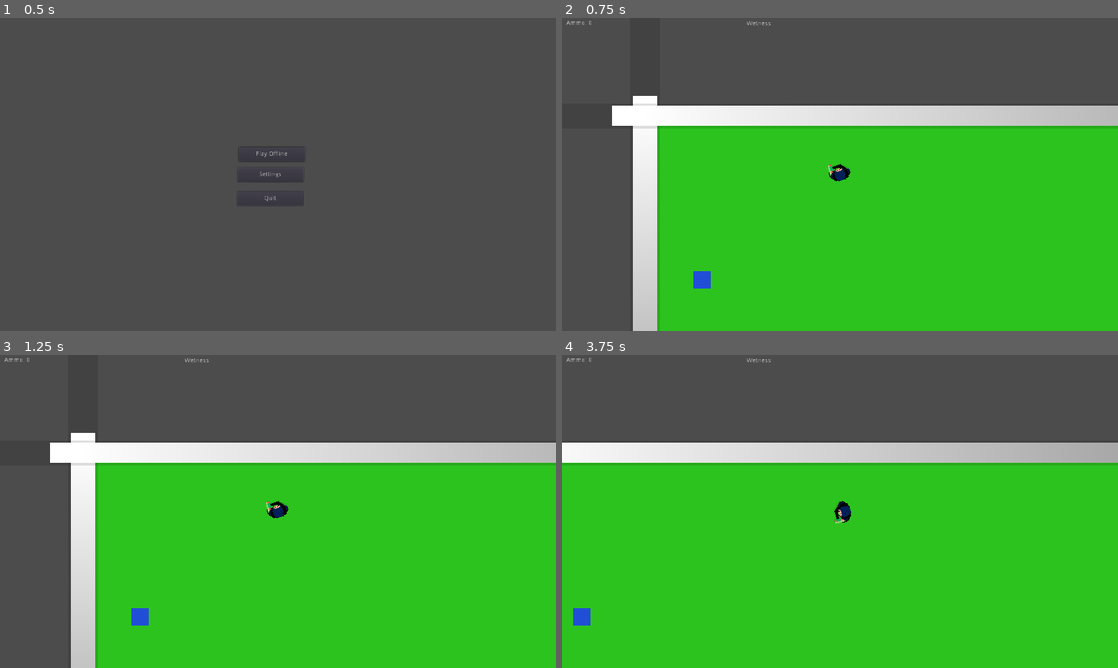
Above: before the commit, frames 1-4 (two rows, left to right).
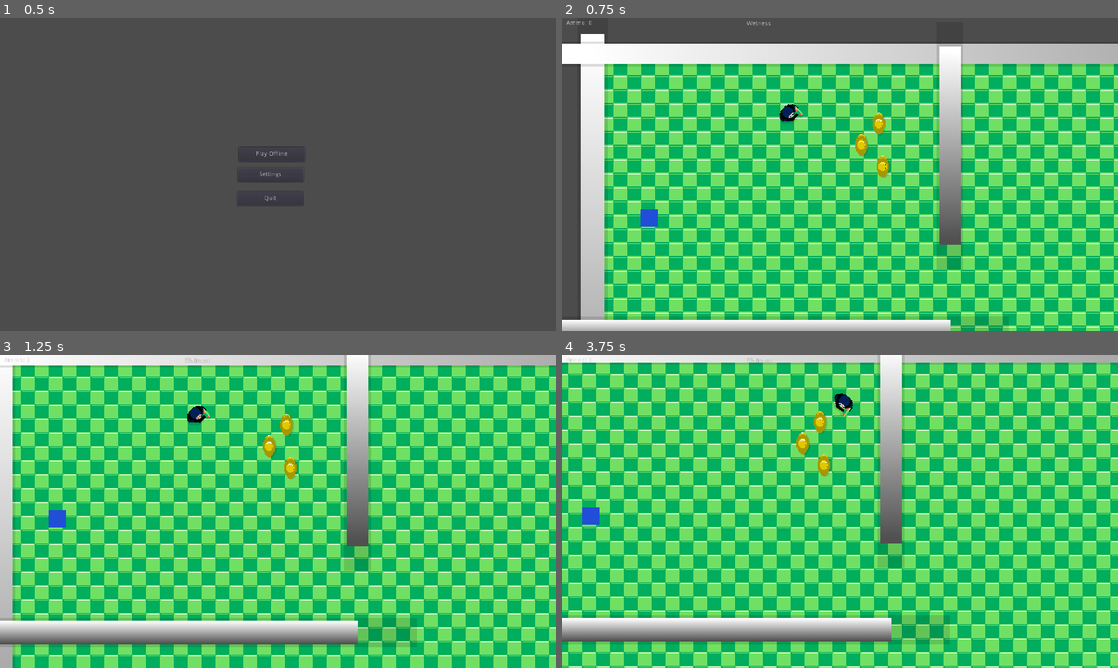
Above: after the commit, the same moments.

Repository: planksman/PreWatergun
Game: Godot game, scene res://Menu.tscn
Same seed, same stepped clock (60 frames per second), same inputs: the game is played once before the commit and once after it.
Inputs (mouse positions are in pixels of both pictures, inside the frame that each line leads up to):
- Up to frame 1 (0.5 s): no input
- Up to frame 2 (0.75 s): click "Play Offline" at 0.5 s
- Up to frame 3 (1.25 s): no input
- Up to frame 4 (3.75 s): move the mouse to (962, 495) at 1.27 s; hold D (right) 1.28-2 s; hold R (Refill) 1.28-2 s; click (962, 495) at 1.55 s; drag from (728, 527) to (656, 617) at 2.02 s; move the mouse to (895, 442) at 2.77 s; hold D (right) 2.78-3.5 s; hold R (Refill) 2.78-3.5 s; click (895, 442) at 3.05 s; drag from (812, 574) to (612, 473) at 3.52 s

Frame 1 is identical in both runs. In frame 2, 89% of the frame differs, in the area x 0-100%, y 5-100%; in frame 3, 100%; in frame 4, 100%, in the area x 0-100%, y 0-100%.

Commit message:
Added Features.
Here the list of changes:
Added Dummies.
Camera is Locked to the Stage Bounds.
Added an InstanceDock Plugin for easier placement of objects. ( MIT License )
Ablitiy to Shoot.
Dummies can shoot at.
Better Floor.

Diff:
--- a/DemoGame.tscn
+++ b/DemoGame.tscn
@@ -1,20 +1,21 @@
-[gd_scene load_steps=6 format=2]
+[gd_scene load_steps=7 format=2]
 
 [ext_resource path="res://scripts/ToMain.gd" type="Script" id=1]
-[ext_resource path="res://scenes/Water.tscn" type="PackedScene" id=2]
-[ext_resource path="res://scenes/Player.tscn" type="PackedScene" id=3]
-[ext_resource path="res://scenes/Block.tscn" type="PackedScene" id=4]
-
-[sub_resource type="LineShape2D" id=3]
-d = 0.01
+[ext_resource path="res://scenes/Prefabs/Water.tscn" type="PackedScene" id=2]
+[ext_resource path="res://scenes/Prefabs/Player.tscn" type="PackedScene" id=3]
+[ext_resource path="res://scenes/Prefabs/Block.tscn" type="PackedScene" id=4]
+[ext_resource path="res://grid.png" type="Texture" id=5]
+[ext_resource path="res://scenes/Prefabs/Dummy.tscn" type="PackedScene" id=6]
 
 [node name="DemoGame" type="Node2D"]
 script = ExtResource( 1 )
 
-[node name="ColorRect" type="ColorRect" parent="."]
-margin_right = 2560.0
-margin_bottom = 1440.0
-color = Color( 0.172549, 0.764706, 0.121569, 1 )
+[node name="Grid" type="Sprite" parent="."]
+position = Vector2( 1275, 715 )
+scale = Vector2( 2, 2 )
+texture = ExtResource( 5 )
+region_enabled = true
+region_rect = Rect2( 1024, 1024, 1280, 720 )
 
 [node name="Water" parent="." instance=ExtResource( 2 )]
 position = Vector2( 110, 355 )
@@ -24,13 +25,12 @@
 
 [node name="Camera2D" type="Camera2D" parent="Player"]
 current = true
+limit_left = -16
+limit_top = -16
+limit_right = 2572
+limit_bottom = 1456
+limit_smoothed = true
 smoothing_enabled = true
-
-[node name="Drip" type="Area2D" parent="."]
-position = Vector2( 154, 28 )
-
-[node name="CollisionShape2D" type="CollisionShape2D" parent="Drip"]
-shape = SubResource( 3 )
 
 [node name="StaticBody2D" parent="." instance=ExtResource( 4 )]
 position = Vector2( -21, 715 )
@@ -49,3 +49,20 @@
 position = Vector2( 1352, 1428 )
 rotation = -1.57079
 scale = Vector2( 2.30568, 144.192 )
+
+[node name="StaticBody2D5" parent="." instance=ExtResource( 4 )]
+position = Vector2( 802, 189 )
+scale = Vector2( 2.45872, 22.7893 )
+
+[node name="StaticBody2D6" parent="." instance=ExtResource( 4 )]
+position = Vector2( 264, 616 )
+scale = Vector2( 53.8973, 2.69539 )
+
+[node name="Dummy" parent="." instance=ExtResource( 6 )]
+position = Vector2( 637, 137 )
+
+[node name="Dummy2" parent="." instance=ExtResource( 6 )]
+position = Vector2( 597, 186 )
+
+[node name="Dummy3" parent="." instance=ExtResource( 6 )]
+position = Vector2( 646, 236 )
--- a/project.godot
+++ b/project.godot
@@ -7,6 +7,40 @@
 ;   param=value ; assign values to parameters
 
 config_version=4
+
+_global_script_classes=[ {
+"base": "KinematicBody2D",
+"class": "Entity",
+"language": "GDScript",
+"path": "res://scripts/Reusable/Entity.gd"
+} ]
+_global_script_class_icons={
+"Entity": ""
+}
+
+[addons]
+
+instance_dock/scenes=[ {
+"name": "MapBuildingBlocks",
+"scenes": [ {
+"scene": "res://scenes/Prefabs/Block.tscn"
+}, {
+"scene": "res://scenes/Prefabs/Water.tscn"
+} ],
+"scroll": 0
+}, {
+"name": "Enemies",
+"scenes": [ {
+"scene": "res://scenes/Prefabs/Dummy.tscn"
+} ],
+"scroll": 0
+}, {
+"name": "Friendly",
+"scenes": [ {
+"scene": "res://scenes/Prefabs/Player.tscn"
+} ],
+"scroll": 0
+} ]
 
 [application]
 
@@ -20,6 +54,10 @@
 window/size/height=720
 window/stretch/mode="2d"
 window/stretch/aspect="keep"
+
+[editor_plugins]
+
+enabled=PoolStringArray( "res://addons/InstanceDock/plugin.cfg" )
 
 [gui]
 
--- a/scenes/Gui.tscn
+++ b/scenes/Gui.tscn
@@ -22,3 +22,37 @@
 margin_bottom = 23.0
 bbcode_enabled = true
 text = "Ammo: 0"
+
+[node name="Recharge" type="RichTextLabel" parent="CanvasLayer"]
+margin_left = 380.0
+margin_top = 601.47
+margin_right = 559.0
+margin_bottom = 617.47
+rect_scale = Vector2( 3, 3 )
+bbcode_enabled = true
+bbcode_text = "Press [b][color=blue]R[/color][/b] to Recharge Water."
+text = "Press R to Recharge Water."
+scroll_active = false
+
+[node name="Recharge2" type="RichTextLabel" parent="CanvasLayer/Recharge"]
+modulate = Color( 0, 0, 0, 1 )
+show_behind_parent = true
+margin_left = 1.33334
+margin_top = 1.33334
+margin_right = 180.333
+margin_bottom = 17.3333
+bbcode_enabled = true
+bbcode_text = "Press [b][color=blue]R[/color][/b] to Recharge Water."
+text = "Press R to Recharge Water."
+scroll_active = false
+
+[node name="Timer" type="ColorRect" parent="CanvasLayer"]
+anchor_left = 0.5
+anchor_top = 1.0
+anchor_right = 0.5
+anchor_bottom = 1.0
+margin_left = -160.0
+margin_top = -50.0
+margin_right = 160.0
+margin_bottom = -18.0
+rect_pivot_offset = Vector2( 160, 16 )
--- a/scenes/Player.tscn
+++ /dev/null
@@ -1,32 +0,0 @@
-[gd_scene load_steps=5 format=2]
-
-[ext_resource path="res://Sprite-0001.png" type="Texture" id=1]
-[ext_resource path="res://scripts/Movement.gd" type="Script" id=2]
-[ext_resource path="res://scenes/Gui.tscn" type="PackedScene" id=3]
-
-[sub_resource type="CircleShape2D" id=1]
-
-[node name="Player" type="KinematicBody2D" groups=["player"]]
-script = ExtResource( 2 )
-
-[node name="PCollisionShape2D" type="CollisionShape2D" parent="."]
-shape = SubResource( 1 )
-
-[node name="PSprite2" type="Sprite" parent="PCollisionShape2D"]
-modulate = Color( 0, 0, 0, 0.12549 )
-position = Vector2( 2, 2 )
-scale = Vector2( 2, 2 )
-texture = ExtResource( 1 )
-
-[node name="PSprite" type="Sprite" parent="PCollisionShape2D"]
-scale = Vector2( 2, 2 )
-texture = ExtResource( 1 )
-
-[node name="WGTimer" type="Timer" parent="."]
-one_shot = true
-
-[node name="ShootTimer" type="Timer" parent="."]
-wait_time = 0.25
-one_shot = true
-
-[node name="Hud" parent="." instance=ExtResource( 3 )]
--- a/scenes/Block.tscn
+++ b/scenes/Prefabs/Block.tscn
@@ -11,7 +11,9 @@
 height = 20
 fill_from = Vector2( 1, 1 )
 
-[node name="StaticBody2D" type="StaticBody2D"]
+[node name="StaticBody2D" type="StaticBody2D" groups=["Map"]]
+collision_layer = 3
+collision_mask = 3
 
 [node name="CollisionShape2D" type="CollisionShape2D" parent="."]
 shape = SubResource( 1 )
--- /dev/null
+++ b/scenes/Prefabs/Drip.tscn
@@ -0,0 +1,18 @@
+[gd_scene load_steps=4 format=2]
+
+[ext_resource path="res://drip.png" type="Texture" id=1]
+[ext_resource path="res://scripts/Drip.gd" type="Script" id=2]
+
+[sub_resource type="RectangleShape2D" id=1]
+
+[node name="Drip" type="KinematicBody2D"]
+collision_layer = 0
+collision_mask = 2
+script = ExtResource( 2 )
+
+[node name="CollisionShape2D" type="CollisionShape2D" parent="."]
+shape = SubResource( 1 )
+
+[node name="Drip" type="Sprite" parent="."]
+scale = Vector2( 2, 2 )
+texture = ExtResource( 1 )
--- /dev/null
+++ b/scenes/Prefabs/Dummy.tscn
@@ -0,0 +1,29 @@
+[gd_scene load_steps=4 format=2]
+
+[ext_resource path="res://Dummy.png" type="Texture" id=1]
+[ext_resource path="res://scripts/Dummy.gd" type="Script" id=2]
+
+[sub_resource type="CircleShape2D" id=1]
+radius = 25.0
+
+[node name="Dummy" type="KinematicBody2D" groups=["Enemy"]]
+position = Vector2( -1, -1 )
+collision_layer = 3
+collision_mask = 3
+script = ExtResource( 2 )
+max_wetness = 200
+
+[node name="Dummy2" type="Sprite" parent="."]
+modulate = Color( 0, 0, 0, 0.12549 )
+position = Vector2( 4, 2 )
+scale = Vector2( 2, 2 )
+texture = ExtResource( 1 )
+
+[node name="Dummy" type="Sprite" parent="."]
+position = Vector2( 1, 0 )
+scale = Vector2( 2, 2 )
+texture = ExtResource( 1 )
+
+[node name="CollisionShape2D" type="CollisionShape2D" parent="."]
+position = Vector2( 1, 0 )
+shape = SubResource( 1 )
--- /dev/null
+++ b/scenes/Prefabs/Player.tscn
@@ -0,0 +1,42 @@
+[gd_scene load_steps=5 format=2]
+
+[ext_resource path="res://scripts/Player.gd" type="Script" id=1]
+[ext_resource path="res://scenes/Gui.tscn" type="PackedScene" id=2]
+[ext_resource path="res://Sprite-0001.png" type="Texture" id=3]
+
+[sub_resource type="CircleShape2D" id=1]
+radius = 22.0227
+
+[node name="Player" type="KinematicBody2D" groups=["player"]]
+script = ExtResource( 1 )
+
+[node name="Muzzle" type="Position2D" parent="."]
+position = Vector2( 28, 0 )
+
+[node name="Hud" parent="." instance=ExtResource( 2 )]
+
+[node name="Sprites" type="Node2D" parent="."]
+
+[node name="PSprite2" type="Sprite" parent="Sprites"]
+modulate = Color( 0, 0, 0, 0.12549 )
+position = Vector2( 4, 3 )
+scale = Vector2( 2, 2 )
+texture = ExtResource( 3 )
+
+[node name="PSprite" type="Sprite" parent="Sprites"]
+position = Vector2( 0, -1 )
+scale = Vector2( 2, 2 )
+texture = ExtResource( 3 )
+
+[node name="Timers" type="Node" parent="."]
+
+[node name="WGTimer" type="Timer" parent="Timers"]
+wait_time = 0.5
+one_shot = true
+
+[node name="ShootTimer" type="Timer" parent="Timers"]
+wait_time = 0.25
+one_shot = true
+
+[node name="PCollisionShape2D" type="CollisionShape2D" parent="."]
+shape = SubResource( 1 )
--- /dev/null
+++ b/scripts/Drip.gd
@@ -0,0 +1,15 @@
+extends Entity
+
+func _process(delta):
+    for i in get_slide_count():
+        var collision = get_slide_collision(i)
+        if collision.collider.is_in_group("Map"):
+            die()
+        if collision.collider.is_in_group("Enemy") and collision.collider.has_method("take_damage"):
+            collision.collider.take_damage(10)
+            die()
+
+
+
+func _physics_process(delta):
+    move()
--- /dev/null
+++ b/scripts/Dummy.gd
@@ -0,0 +1,5 @@
+extends Entity
+
+
+func _process(delta):
+	wetness_logic()
--- a/scripts/Movement.gd
+++ b/scripts/Player.gd
@@ -1,18 +1,18 @@
-extends KinematicBody2D
+extends Entity
 
-
-export (int) var speed = 200
+#Making an Reusable Entity Class_Name.
+#export (int) var speed = 200
 
 #Delete if you aren't planning to use it.
 export (float) var rotation_speed = 1.5
 
 var ammo = 0
-export (bool) var OnWater = false
+#export (bool) var OnWater = false
 
-onready var WGTimer = get_node("WGTimer")
-onready var ShootTimer = get_node("ShootTimer")
+onready var WGTimer = get_node("Timers/WGTimer")
+onready var ShootTimer = get_node("Timers/ShootTimer")
 
-var velocity = Vector2()
+#var velocity = Vector2()
 
 
 
@@ -31,7 +31,8 @@
 	if Input.is_action_pressed("Refill") and WGTimer.is_stopped():
 		if OnWater == true:
 			if ammo <= 100:
-				WGTimer.start()
+				if ammo != 100:
+					WGTimer.start()
 				ammo += 20
 				update_ammo_counter()
 
@@ -39,6 +40,7 @@
 		if ammo >= 1:
 			ammo -= 10
 			ShootTimer.start()
+			fire_projectile()
 			update_ammo_counter()
 
 
@@ -51,7 +53,25 @@
 		ammo = 100
 		update_ammo_counter()
 
+	get_node("Hud/CanvasLayer/Timer").rect_scale.x = WGTimer.time_left * 2
+	if WGTimer.time_left <= 0:
+		get_node("Hud/CanvasLayer/Timer").visible = false
+	else:
+		get_node("Hud/CanvasLayer/Timer").visible = true
+
+	if OnWater == true:
+		get_node("Hud/CanvasLayer/Recharge").visible = true
+	else:
+		get_node("Hud/CanvasLayer/Recharge").visible = false
 
 func _physics_process(_delta):
 	get_input()
-	velocity = move_and_slide(velocity)
+	move()
+
+
+func fire_projectile():
+	var drip = preload("res://scenes/Prefabs/Drip.tscn").instance()
+	drip.position = get_node("Muzzle").global_position
+	drip.rotation = rotation
+	drip.velocity = Vector2(300,0).rotated(rotation)
+	owner.add_child(drip)
--- /dev/null
+++ b/scripts/Reusable/Entity.gd
@@ -0,0 +1,43 @@
+extends KinematicBody2D
+class_name Entity
+
+#Speed
+export (int) var speed = 200
+
+#Wetness
+export (int) var wetness = 0
+export (int) var max_wetness = 100
+
+#OnWater
+export (bool) var OnWater = false
+
+export (Vector2) var velocity = Vector2()
+
+
+#On Water Functions
+func water_entered():
+	print("water_left")
+	OnWater = true
+
+func water_left():
+	print("water_entered")
+	OnWater = false
+
+func move():
+	velocity = move_and_slide(velocity)
+
+#Damage and Dying Functions
+func take_damage(amount):
+	wetness += amount
+
+func heal_damage(amount):
+	wetness -= amount
+
+func wetness_logic():
+	if wetness > max_wetness:
+		die()
+	if wetness < 0:
+		wetness = 0
+
+func die():
+	queue_free()
--- a/scripts/Water.gd
+++ b/scripts/Water.gd
@@ -2,10 +2,10 @@
 
 
 func _Water_Entered(body:Node):
-	if body.is_in_group("player"):
+	if body.has_method("water_entered"):
 		body.OnWater = true
 
 
 func _Water_Exited(body:Node):
-	if body.is_in_group("player"):
+	if body.has_method("water_left"):
 		body.OnWater = false
Binary file added: Dummy.png
Not shown, added: Dummy.png.import
Not shown, added: addons/InstanceDock/InstanceDock.gd
Not shown, added: addons/InstanceDock/InstanceDock.tscn
Not shown, added: addons/InstanceDock/InstanceDockPlugin.gd
Not shown, added: addons/InstanceDock/InstanceSlot.gd
Not shown, added: addons/InstanceDock/InstanceSlot.tscn
Binary file added: addons/InstanceDock/Loading.png
Not shown, added: addons/InstanceDock/Loading.png.import
Binary file added: addons/InstanceDock/Missing.png
Not shown, added: addons/InstanceDock/Missing.png.import
Not shown, added: addons/InstanceDock/plugin.cfg
(and 5 more such lines)
